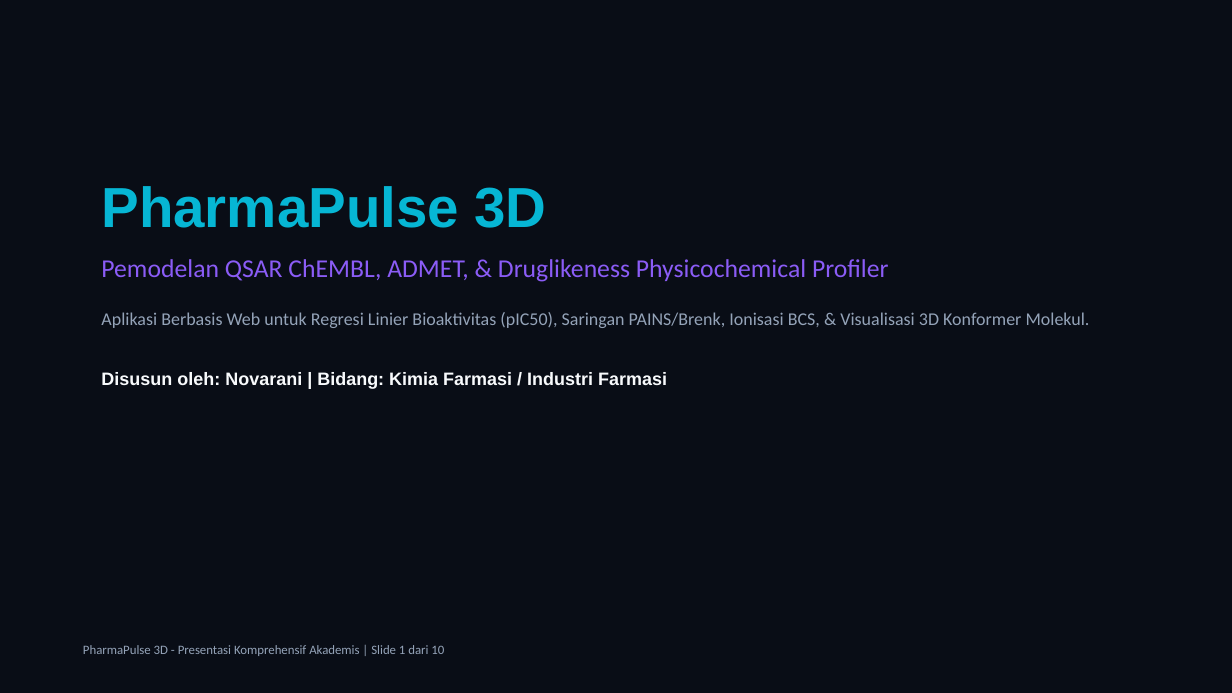
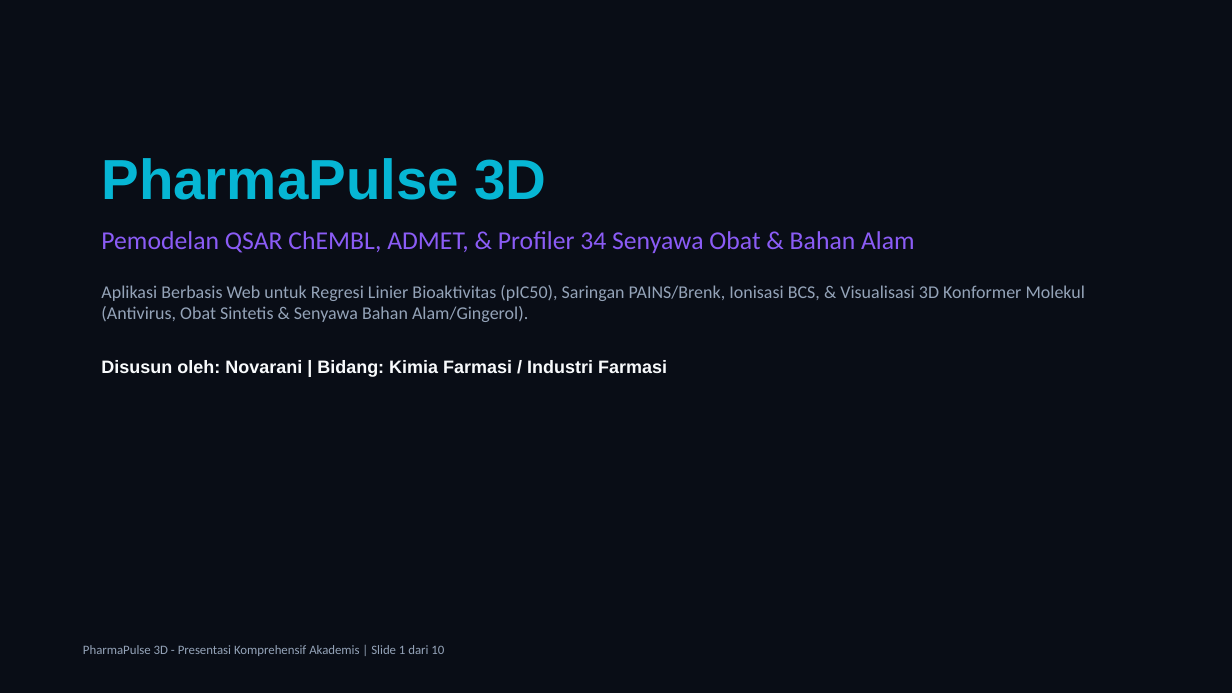
Before and after one commit to novarani1511/pharmapulse-3d, a slide deck: slide 1 of Presentasi_PharmaPulse_3D.pptx. Drawn at 1232x693 pixels with LibreOffice and Linux fonts; fonts in the diff are those of the drawing. Boxes give left, top, right and bottom in pixels: in the first picture for what was removed or moved away, otherwise in the second. Text is boxed around its words. In the diff, an @@ line names an element or a change of style, - is before the commit and + after.

```diff
--- a/Presentasi_PharmaPulse_3D.pptx
+++ b/Presentasi_PharmaPulse_3D.pptx
@@ text "PharmaPulse 3D": place and size @@
-text "PharmaPulse 3D" at bbox=[101, 186, 1090, 389]
+text "PharmaPulse 3D" at bbox=[101, 158, 1085, 377]
@@ text at bbox=[101, 231, 1085, 322]: text changed @@
-Pemodelan QSAR ChEMBL, ADMET, & Druglikeness Physicochemical Profiler
-Aplikasi Berbasis Web untuk Regresi Linier Bioaktivitas (pIC50), Saringan PAINS/Brenk, Ionisasi BCS, & Visualisasi 3D Konformer Molekul.
+Pemodelan QSAR ChEMBL, ADMET, & Profiler 34 Senyawa Obat & Bahan Alam
+Aplikasi Berbasis Web untuk Regresi Linier Bioaktivitas (pIC50), Saringan PAINS/Brenk, Ionisasi BCS, & Visualisasi 3D Konformer Molekul (Antivirus, Obat Sintetis & Senyawa Bahan Alam/Gingerol).
```
Also in this commit, not shown: 8 other slides changed, 2 other files.
